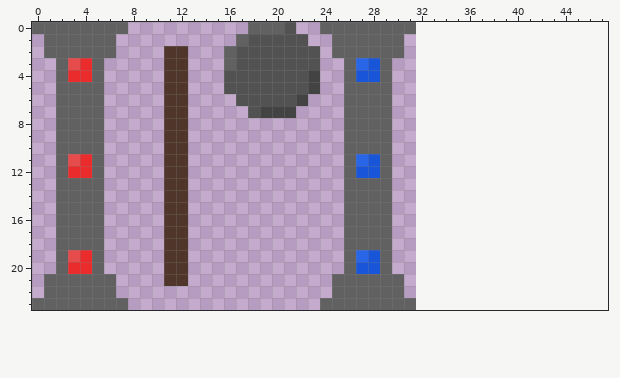
Two versions of one pixel-art sprite, assets/sprites/gate.png. The first picture shows the starting point.
The file is 32x24 pixels. The old version is drawn lined up with the new one, on the new canvas.
Now the later version:
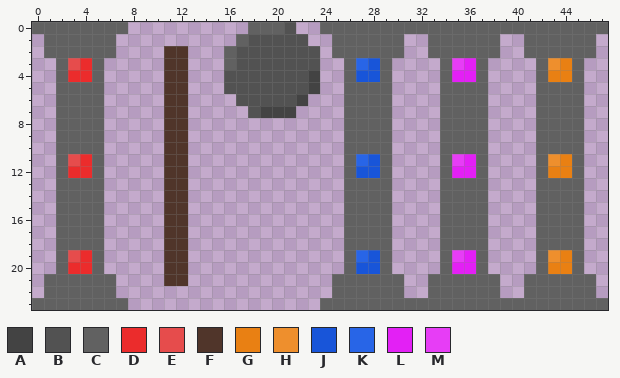
Palette (. is transparent): A #434343  B #525252  C #616161  D #eb2c2c  E #e64c4c  F #50352a  G #e98013  H #ee8f2d  J #1855d9  K #2865e7  L #e320f5  M #e73df6
Change:
canvas 32x24 -> 48x24
y 0: x 32..47 ................ -> CCCCCCCCCCCCCCCC
y 1..2: x 33..38 ...... -> CCCCCC; x 41..46 ...... -> CCCCCC
y 3: x 34..37 .... -> CMLC; x 42..45 .... -> CHGC
y 4: x 34..37 .... -> CLLC; x 42..45 .... -> CGGC
y 5..10: x 34..37 .... -> CCCC; x 42..45 .... -> CCCC
y 11: x 34..37 .... -> CMLC; x 42..45 .... -> CHGC
y 12: x 34..37 .... -> CLLC; x 42..45 .... -> CGGC
y 13..18: x 34..37 .... -> CCCC; x 42..45 .... -> CCCC
y 19: x 34..37 .... -> CMLC; x 42..45 .... -> CHGC
y 20: x 34..37 .... -> CLLC; x 42..45 .... -> CGGC
y 21..22: x 33..38 ...... -> CCCCCC; x 41..46 ...... -> CCCCCC
y 23: x 32..47 ................ -> CCCCCCCCCCCCCCCC
Where, in picture pixels (left, top, right, bottom), the same in both pictures:
added: (416, 22, 608, 310)
